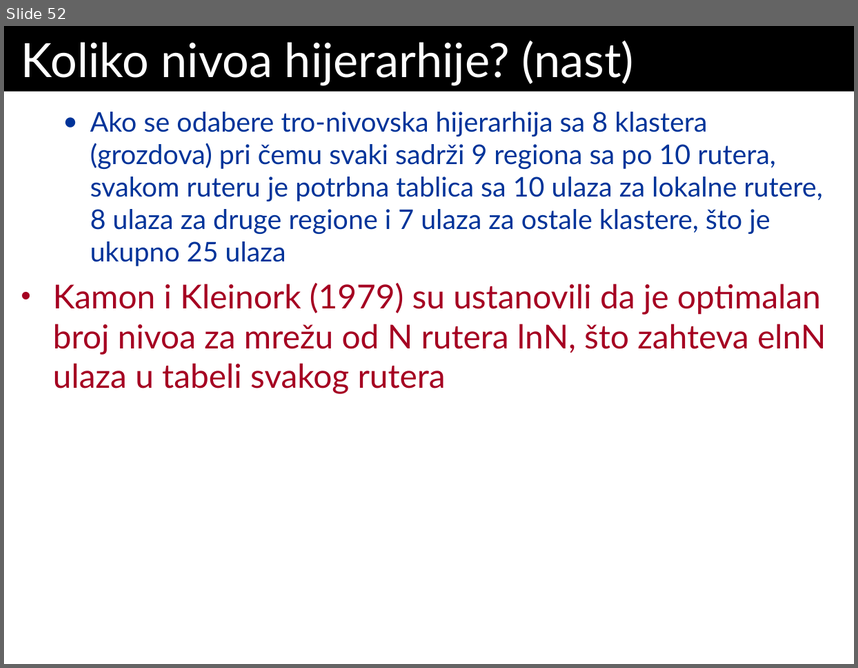
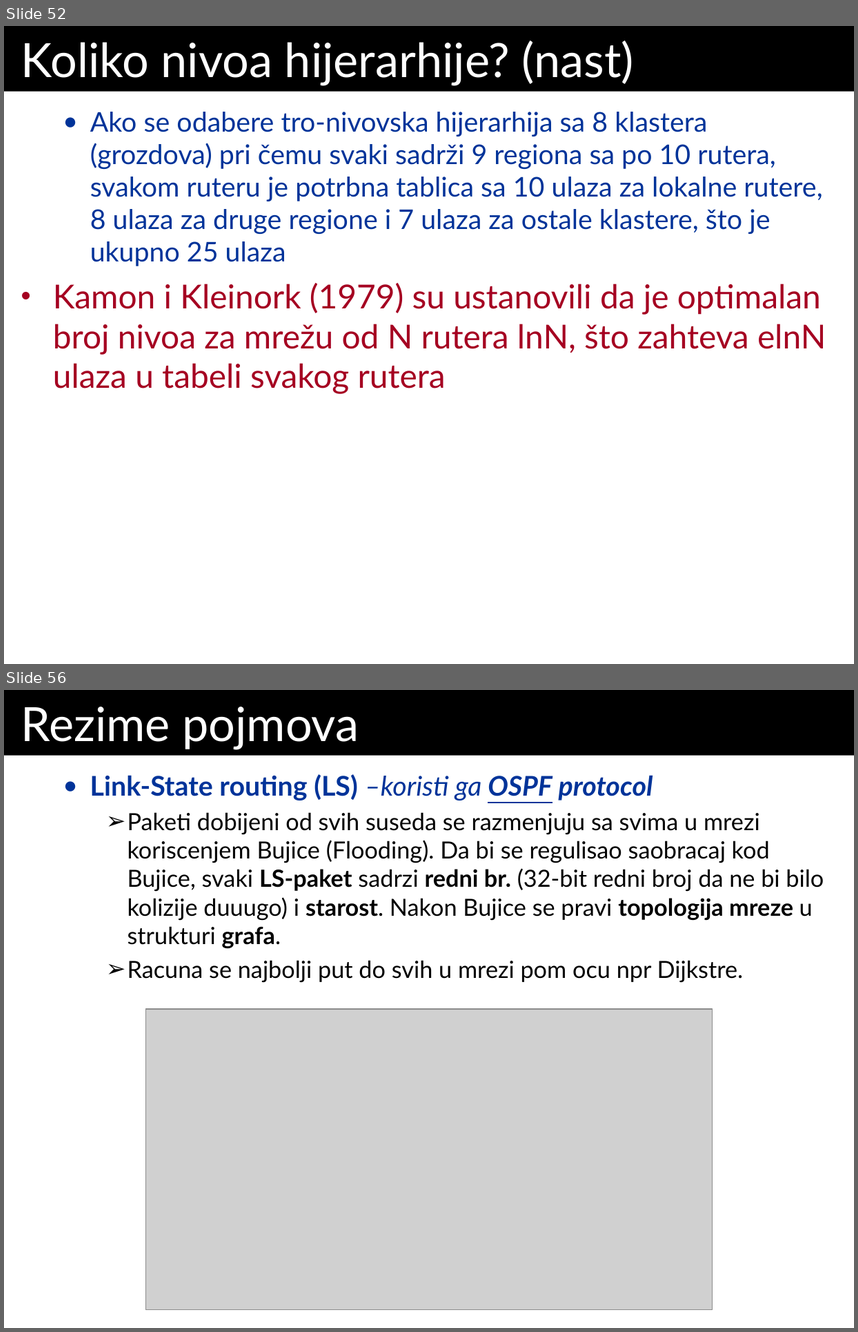
Before and after one commit to Dw1GHTY/TransferRepo, a slide deck: RM/Predavanja/P4_RM-Mrezni Nivo.ppt. Shown one above the other, each under a label of ours: slide 52 before the commit, slides 52 and 56 after it; the slides between them are not shown. The pictures are 858x668 and 858x1332 pixels, drawn with LibreOffice and Linux fonts; fonts in the diff are those of the drawing; grey boxes stand for pictures. Boxes give left, top, right and bottom in pixels: in the first picture for what was removed or moved away, otherwise in the second. Text is boxed around its words. In the diff, an @@ line names an element or a change of style, - is before the commit and + after.

```diff
--- a/RM/Predavanja/P4_RM-Mrezni Nivo.ppt
+++ b/RM/Predavanja/P4_RM-Mrezni Nivo.ppt
@@ slide 56 added at (4, 690, 854, 1328), background #FFFFFF @@
@@ title added at (4, 690, 854, 756), fill #000000, 40 pt, text #FFFFFF @@
+Rezime pojmova
@@ text added at (90, 774, 824, 983), 20 pt, text #000000 @@
+  ● Link-State routing (LS) –koristi ga OSPF protocol
+    ➢ Paketi dobijeni od svih suseda se razmenjuju sa svima u mrezi koriscenjem Bujice (Flooding). Da bi se regulisao saobracaj kod Bujice, svaki LS-paket sadrzi redni br. (32-bit redni broj da ne bi bilo kolizije duuugo) i starost. Nakon Bujice se pravi topologija mreze u strukturi grafa.
+    ➢ Racuna se najbolji put do svih u mrezi pom ocu npr Dijkstre.
@@ picture added at (146, 1009, 713, 1309) @@
```
Also in this commit, not shown: 4 other slides added, 3 other files.
